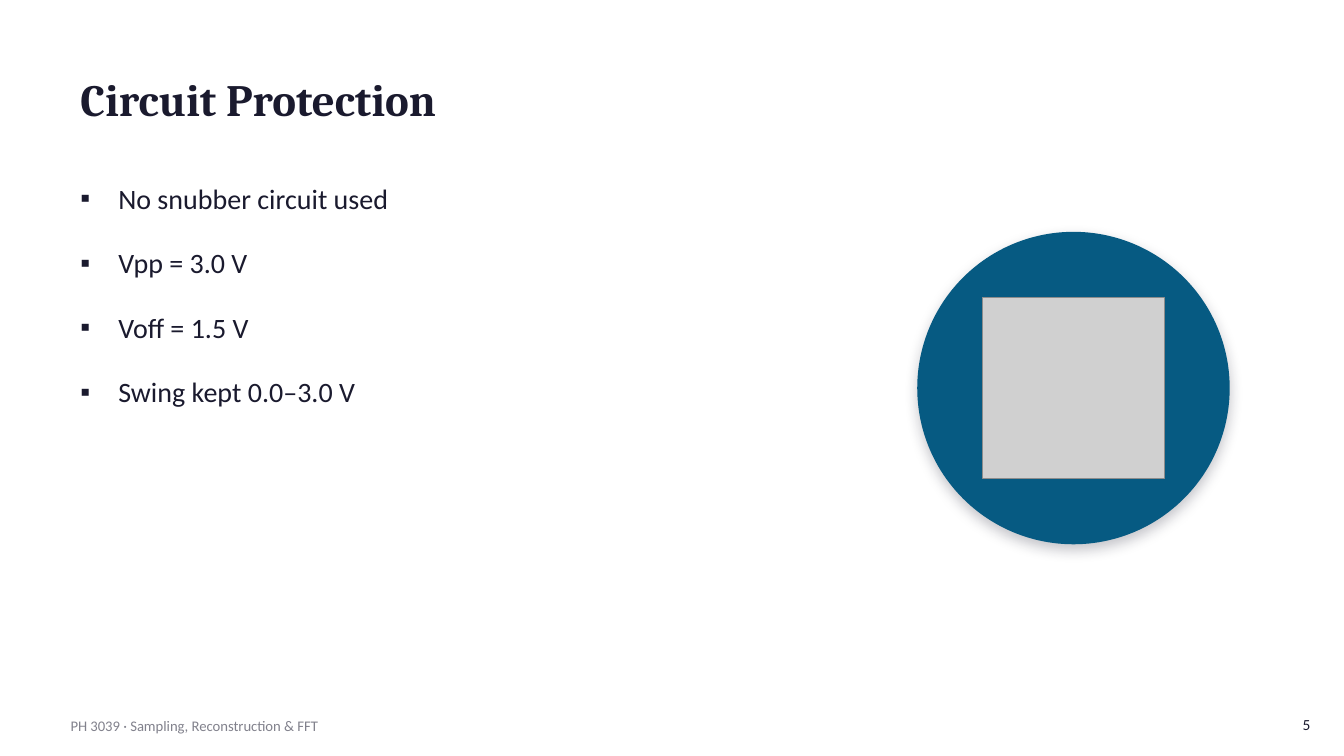
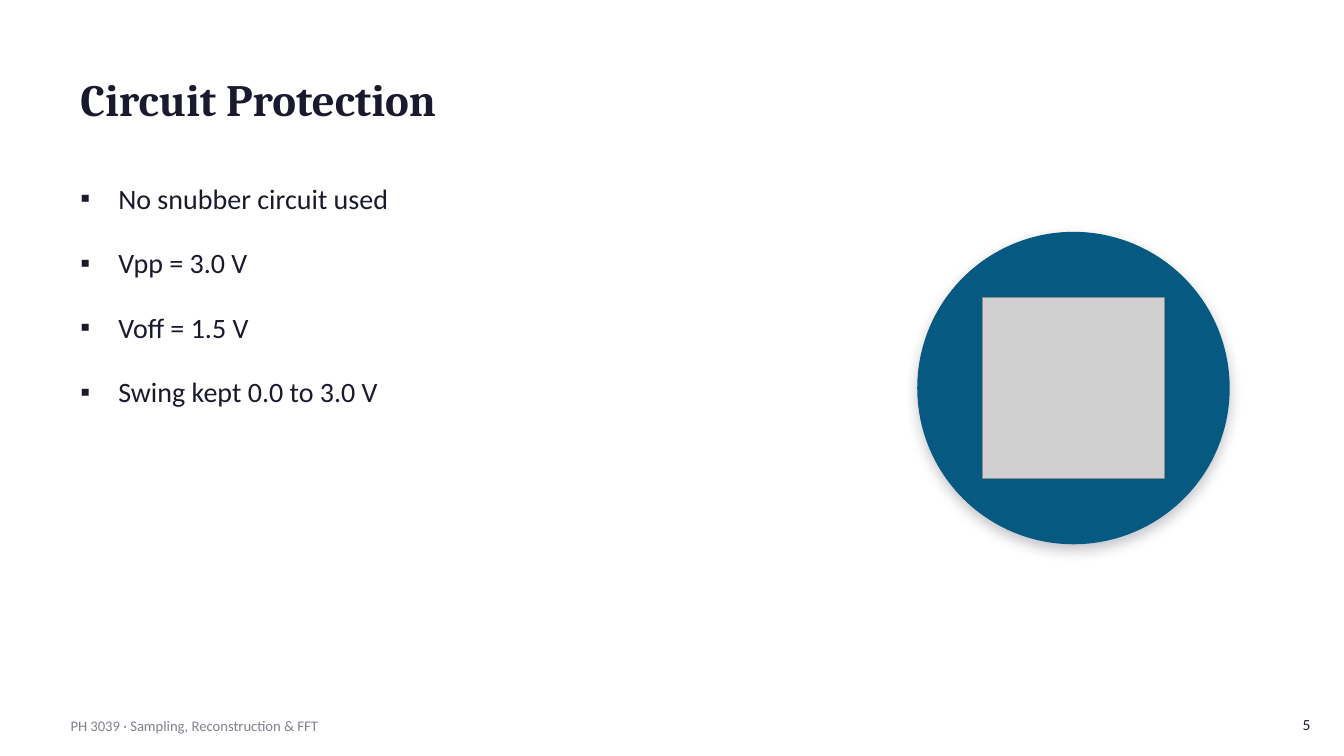
Before and after one commit to TSSwork/PH3039_lab_2, a slide deck: slide 5 of reports/PH3039_Sampling_FFT_Presentation(1).pptx. Drawn at 1344x756 pixels with LibreOffice and Linux fonts; fonts in the diff are those of the drawing; grey boxes stand for pictures. Boxes give left, top, right and bottom in pixels: in the first picture for what was removed or moved away, otherwise in the second. Text is boxed around its words. In the diff, an @@ line names an element or a change of style, - is before the commit and + after.

```diff
--- a/reports/PH3039_Sampling_FFT_Presentation(1).pptx
+++ b/reports/PH3039_Sampling_FFT_Presentation(1).pptx
@@ text at [118, 382, 378, 407]: text changed @@
-▪ Swing kept 0.0–3.0 V
+▪ Swing kept 0.0 to 3.0 V
```
Also in this commit, not shown: 7 other slides changed, 5 slides added, 2 slides removed.
